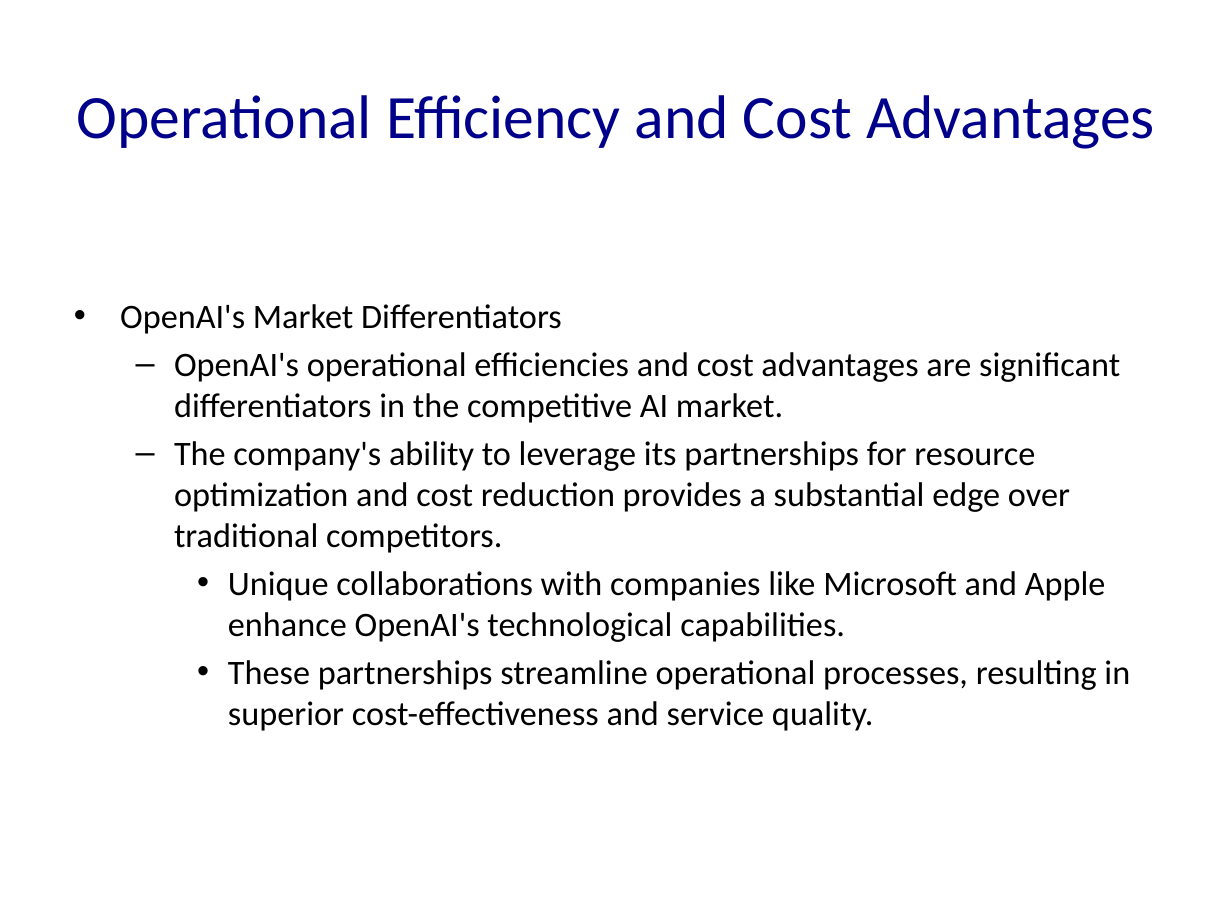
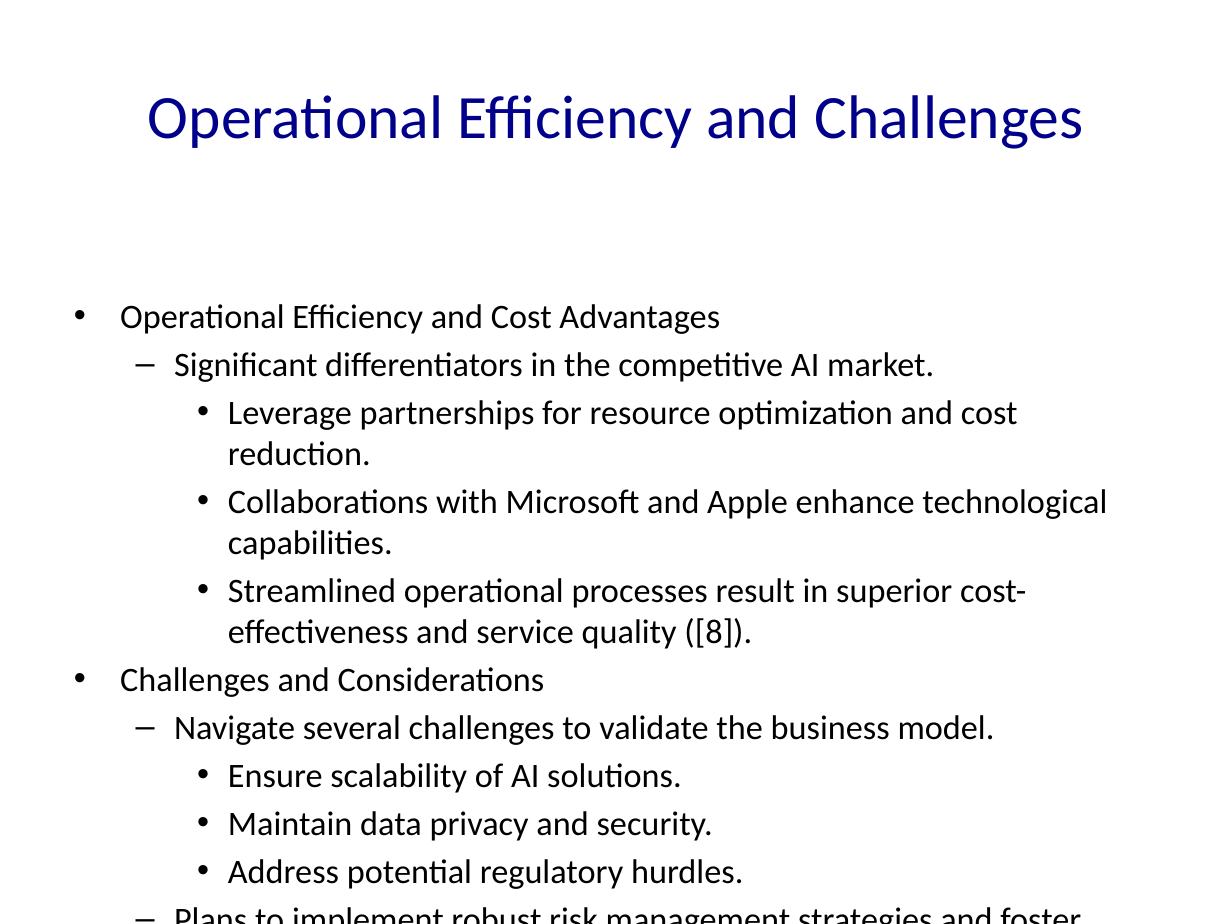
Before and after one commit to Frank-Gu-81/slides_autogeneration, a slide deck: slide 7 of Neuron_Solutions_Presentation.pptx (slide 27 before the commit). Drawn at 1232x924 pixels with LibreOffice and Linux fonts; fonts in the diff are those of the drawing. Boxes give left, top, right and bottom in pixels: in the first picture for what was removed or moved away, otherwise in the second. Text is boxed around its words. In the diff, an @@ line names an element or a change of style, - is before the commit and + after.

```diff
--- a/Neuron_Solutions_Presentation.pptx
+++ b/Neuron_Solutions_Presentation.pptx
@@ title at (148,95,1083,149): text changed @@
-Operational Efficiency and Cost Advantages
+Operational Efficiency and Challenges
@@ text at (120,304,1107,889): text changed @@
-• OpenAI's Market Differentiators
-  – OpenAI's operational efficiencies and cost advantages are significant differentiators in the competitive AI market.
-  – The company's ability to leverage its partnerships for resource optimization and cost reduction provides a substantial edge over traditional competitors.
-    • Unique collaborations with companies like Microsoft and Apple enhance OpenAI's technological capabilities.
-    • These partnerships streamline operational processes, resulting in superior cost-effectiveness and service quality.
+• Operational Efficiency and Cost Advantages
+  – Significant differentiators in the competitive AI market.
+    • Leverage partnerships for resource optimization and cost reduction.
+    • Collaborations with Microsoft and Apple enhance technological capabilities.
+    • Streamlined operational processes result in superior cost-effectiveness and service quality ([8]).
+• Challenges and Considerations
+  – Navigate several challenges to validate the business model.
+    • Ensure scalability of AI solutions.
+    • Maintain data privacy and security.
+    • Address potential regulatory hurdles.
+  – Plans to implement robust risk management strategies and foster transparent communication ([9]).
```
Also in this commit, not shown: 37 other slides changed, 1 slide added, 81 slides removed, 12 other files.
